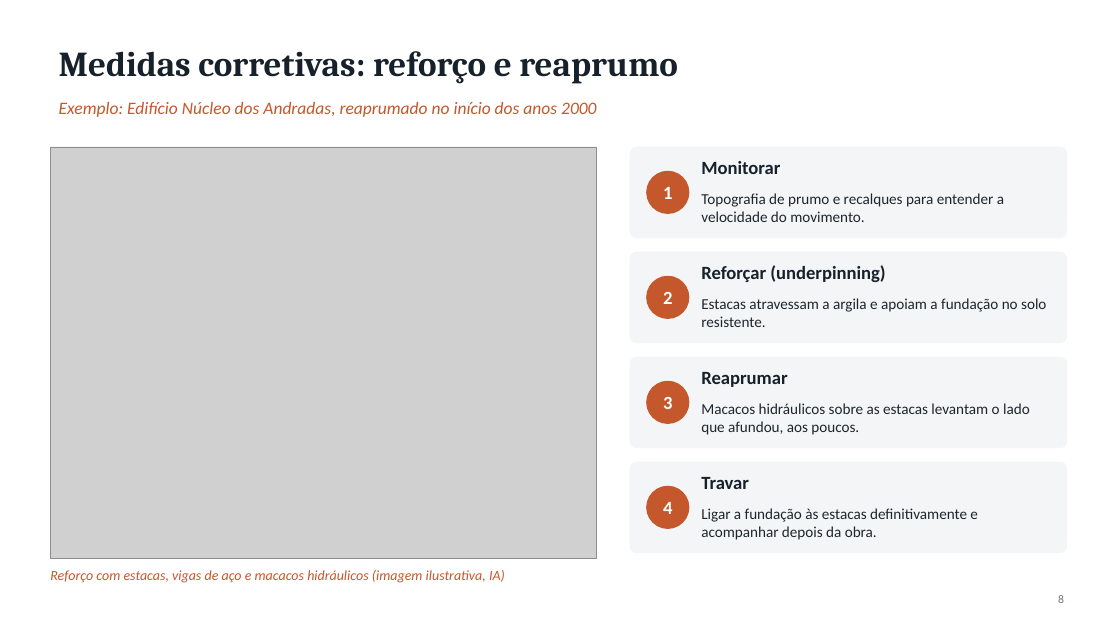
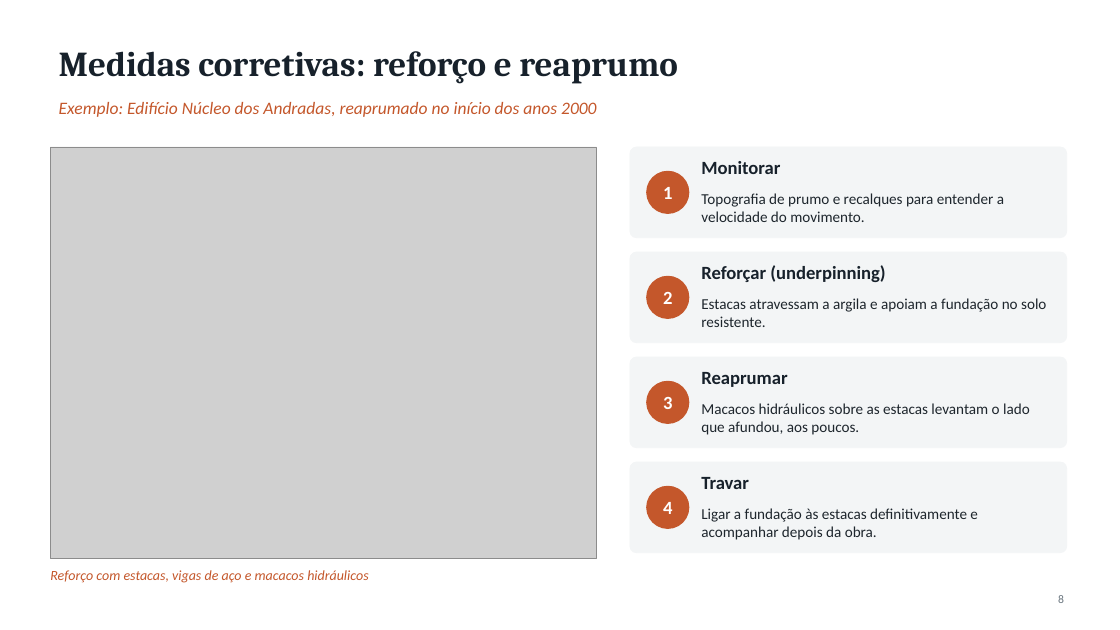
Before and after one commit to augustolemes771-cyber/augusto, a slide deck: slide 8 of fundacoes/Fundacoes_Santos.pptx. Drawn at 1120x630 pixels with LibreOffice and Linux fonts; fonts in the diff are those of the drawing; grey boxes stand for pictures. Boxes give left, top, right and bottom in pixels: in the first picture for what was removed or moved away, otherwise in the second. Text is boxed around its words. In the diff, an @@ line names an element or a change of style, - is before the commit and + after.

```diff
--- a/fundacoes/Fundacoes_Santos.pptx
+++ b/fundacoes/Fundacoes_Santos.pptx
@@ text at [50, 570, 368, 583]: text changed @@
-Reforço com estacas, vigas de aço e macacos hidráulicos (imagem ilustrativa, IA)
+Reforço com estacas, vigas de aço e macacos hidráulicos
```
Also in this commit, not shown: 2 other slides changed, 2 other files.
